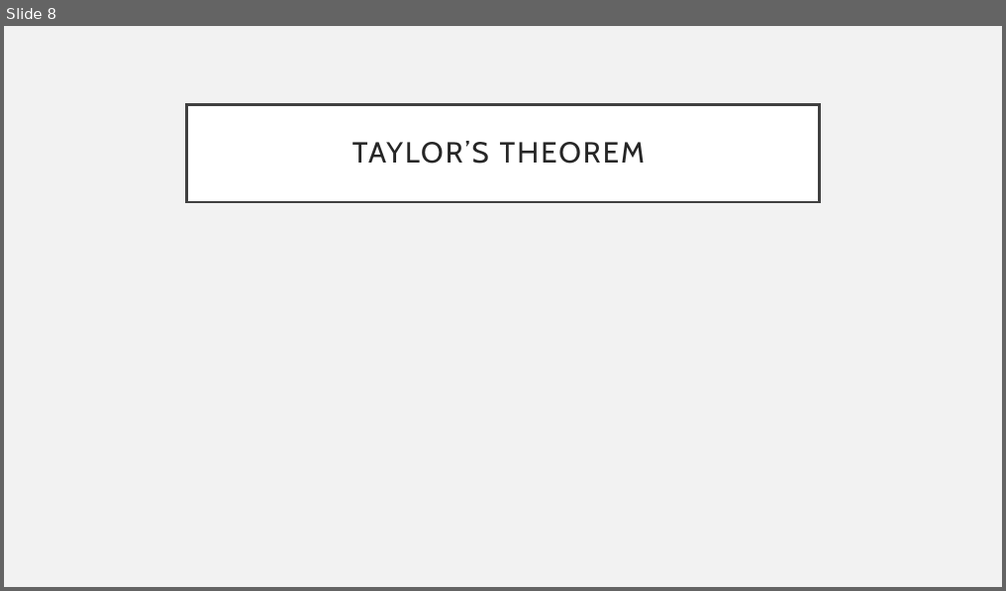
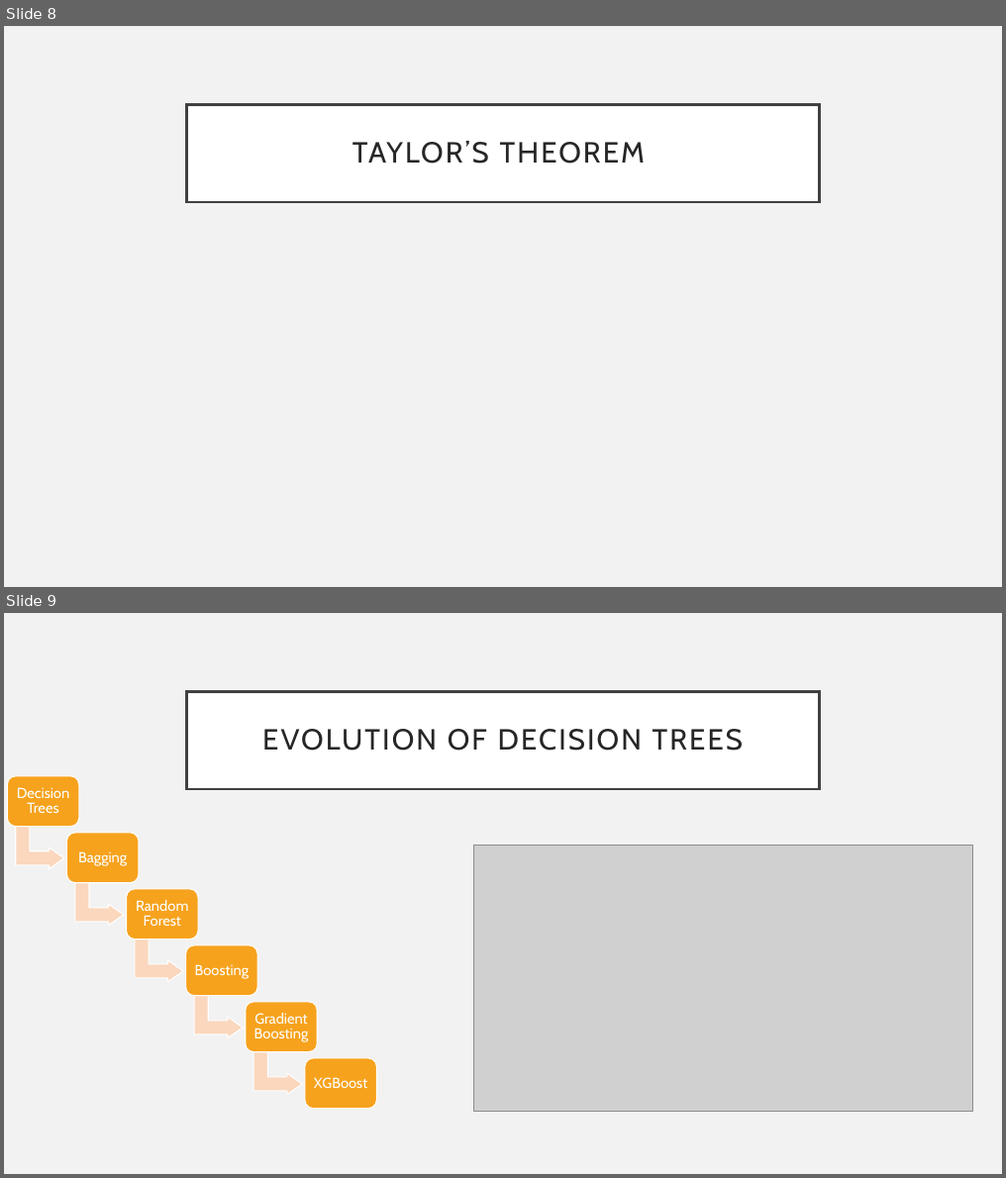
Before and after one commit to scottdyl/ML2, a slide deck: XGBoost.pptx. Shown one above the other, each under a label of ours: slide 8 before the commit, slides 8 and 9 after it. The pictures are 1006x591 and 1006x1178 pixels, drawn with LibreOffice and Linux fonts; fonts in the diff are those of the drawing; grey boxes stand for pictures. Boxes give left, top, right and bottom in pixels: in the first picture for what was removed or moved away, otherwise in the second. Text is boxed around its words. In the diff, an @@ line names an element or a change of style, - is before the commit and + after.

```diff
--- a/XGBoost.pptx
+++ b/XGBoost.pptx
@@ slide 9 added at (4,613,1002,1174), background #F2F2F2 @@
@@ title added at (187,691,819,789), fill #FFFFFF, outline #404040 2.5 pt, 28 pt, text #262626 @@
+EVOLUTION OF DECISION TREES
@@ picture added at (473,845,973,1111) @@
@@ group added at (7,776,377,1109): 6 rounded rectangles, 6 texts, 5 bent up arrows @@
+Decision Trees
+Bagging
+Random Forest
+Boosting
+Gradient Boosting
+XGBoost
```
Also in this commit, not shown: 1 other slide added.
